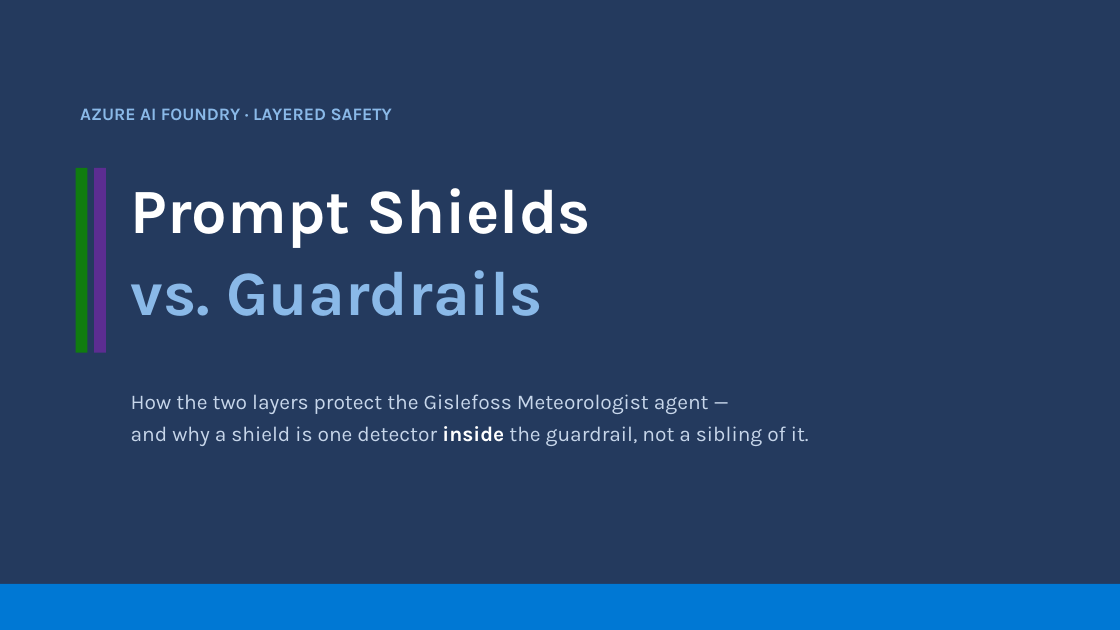
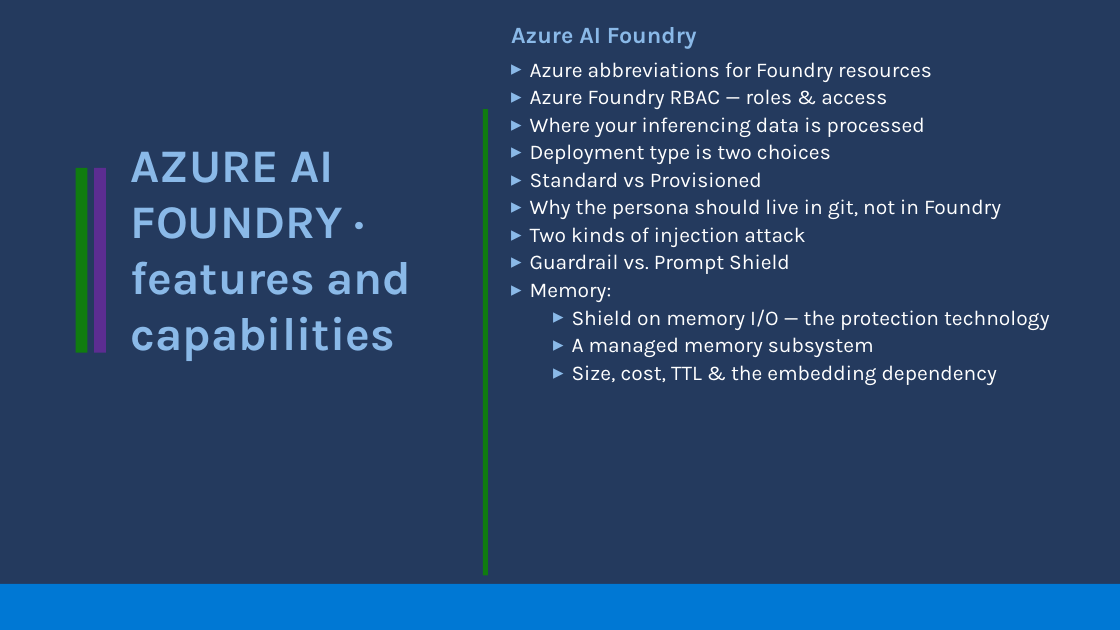
Before and after one commit to mchudinov/Gislefoss, a slide deck: slide 1 of docs/prompt-shields-vs-guardrails.pptx. Drawn at 1120x630 pixels with LibreOffice and Linux fonts; fonts in the diff are those of the drawing. Boxes give left, top, right and bottom in pixels: in the first picture for what was removed or moved away, otherwise in the second. Text is boxed around its words. In the diff, an @@ line names an element or a change of style, - is before the commit and + after.

```diff
--- a/docs/prompt-shields-vs-guardrails.pptx
+++ b/docs/prompt-shields-vs-guardrails.pptx
@@ text added at [511, 27, 1050, 385], 18 pt, text #FFFFFF @@
+Azure AI Foundry
+▸ Azure abbreviations for Foundry resources
+▸ Azure Foundry RBAC — roles & access
+▸ Where your inferencing data is processed
+▸ Deployment type is two choices
+▸ Standard vs Provisioned
+▸ Why the persona should live in git, not in Foundry
+▸ Two kinds of injection attack
+▸ Guardrail vs. Prompt Shield
+▸ Memory:
+  ▸ Shield on memory I/O — the protection technology
+  ▸ A managed memory subsystem
+  ▸ Size, cost, TTL & the embedding dependency
@@ text removed at [80, 108, 392, 120] @@
-AZURE AI FOUNDRY · LAYERED SAFETY
@@ rectangle added at [483, 109, 488, 576], fill #107C10 @@
@@ text at [131, 152, 412, 361]: text changed; size 54 to 40 pt; text colour #FFFFFF to #8AB9E8 @@
-Prompt Shields
-vs. Guardrails
+AZURE AI FOUNDRY · features and capabilities
@@ text removed at [131, 394, 809, 446] @@
-How the two layers protect the Gislefoss Meteorologist agent —
-and why a shield is one detector inside the guardrail, not a sibling of it.
```
Also in this commit, not shown: 3 other slides changed, 3 slides added, 1 slide removed.
